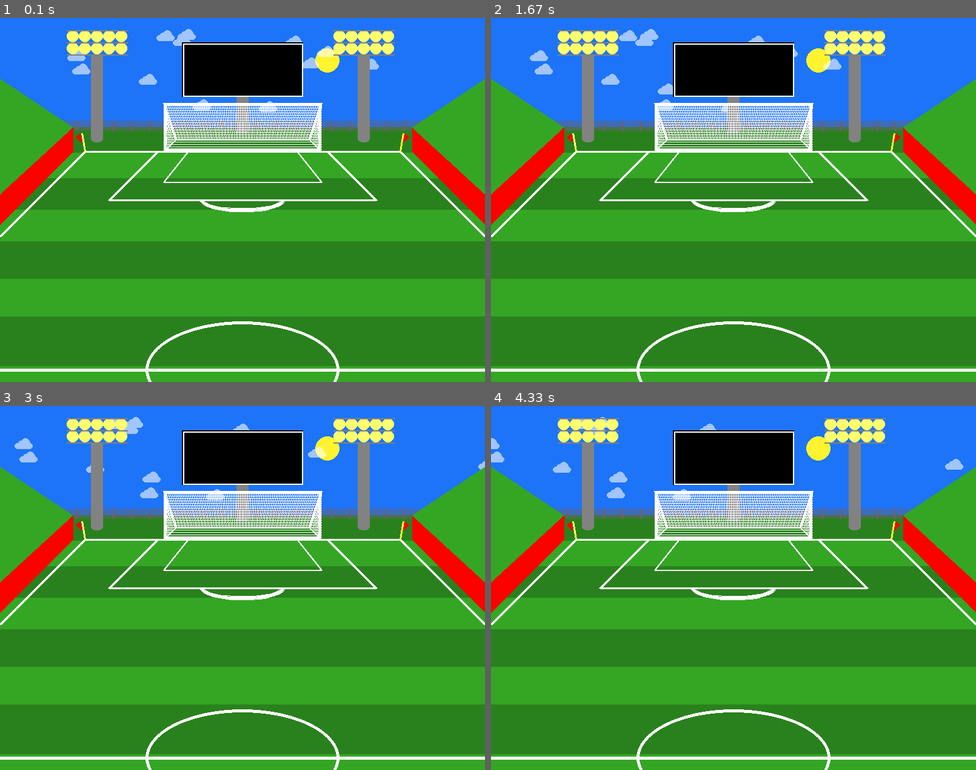
Above: before the commit, frames 1-4 (two rows, left to right).
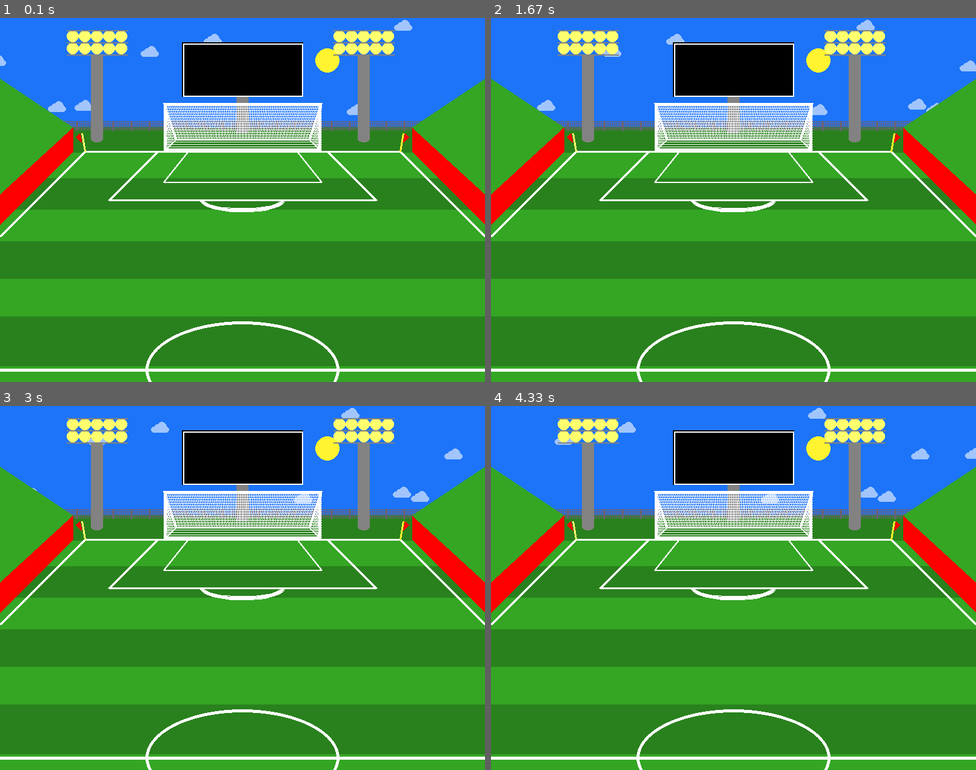
Above: after the commit, the same moments.

Repository: johoule/stuff
Game: pygame game, started from Intro to Pygame Graphics/major league soccer animation/graphics_v4.py
Two runs of this game, one before a commit and one after it. Both use one fixed random seed, a clock stepped at 60 frames per second and the inputs below.
Inputs:
- Up to frame 1 (0.1 s): no input
- Up to frame 2 (1.67 s): tap D at 0.33, 0.67 s
- Up to frame 3 (3 s): no input
- Up to frame 4 (4.33 s): no input

The runs differ from the first frame. In frame 1, 1.2% of the frame differs, in the area x 0-93%, y 0-27%; in frame 2, 1.2%, in the area x 8-100%, y 0-27%; in frame 3, 1.1%; in frame 4, 1.0%.

Commit message:
simplified star and cloud

Diff:
--- a/Intro to Pygame Graphics/major league soccer animation/graphics_v4.py
+++ b/Intro to Pygame Graphics/major league soccer animation/graphics_v4.py
@@ -58,18 +58,10 @@
 lights_on = True
 day = True
 
-stars = []
-for n in range(200):
-    x = random.randrange(0, 800)
-    y = random.randrange(0, 200)
-    r = random.randrange(1, 2)
-    stars.append([x, y, r, r])
-
-clouds = []
-for i in range(20):
-    x = random.randrange(-100, 1600)
-    y = random.randrange(0, 150)
-    clouds.append([x, y])
+#simplied the star and cloud loops
+stars = [[random.randrange(0, 800), random.randrange(0, 200), random.randrange(1, 2), random.randrange(1, 2)] for n in range(200)]
+clouds = [[random.randrange(-100, 1600), random.randrange(0, 150)] for i in range(20)]
+
 
 # Game loop
 done = False
